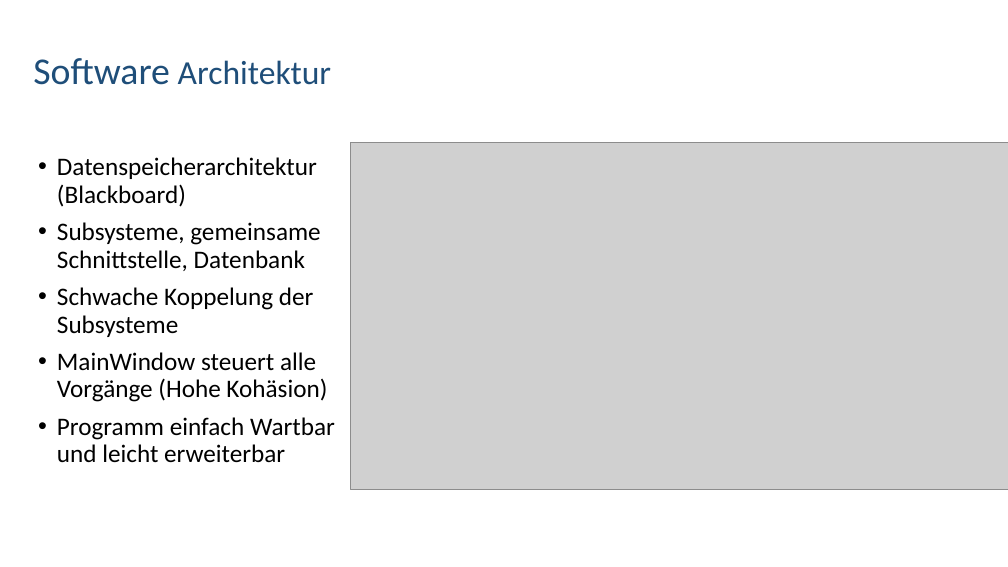
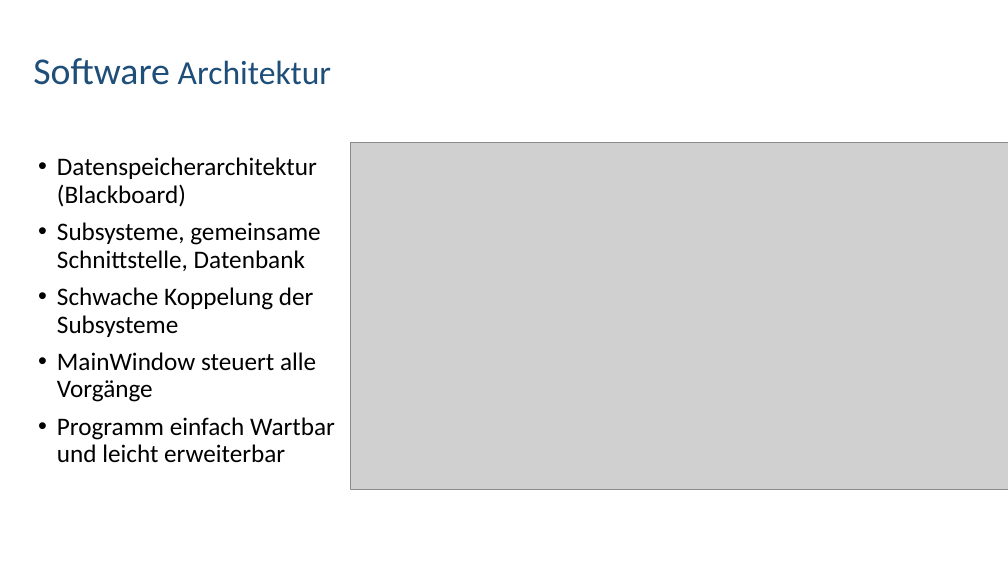
Before and after one commit to gaffli/typo, a slide deck: slide 3 of Meilensteine/MS 5/Projekt.pptx. Drawn at 1008x567 pixels with LibreOffice and Linux fonts; fonts in the diff are those of the drawing; grey boxes stand for pictures; background and template pictures are left out. Boxes give left, top, right and bottom in pixels: in the first picture for what was removed or moved away, otherwise in the second. Text is boxed around its words. In the diff, an @@ line names an element or a change of style, - is before the commit and + after.

```diff
--- a/Meilensteine/MS 5/Projekt.pptx
+++ b/Meilensteine/MS 5/Projekt.pptx
@@ text at [57, 352, 316, 402]: text changed @@
-• MainWindow steuert alle Vorgänge (Hohe Kohäsion)
+• MainWindow steuert alle Vorgänge
```
Also in this commit, not shown: 1 other slide changed.
